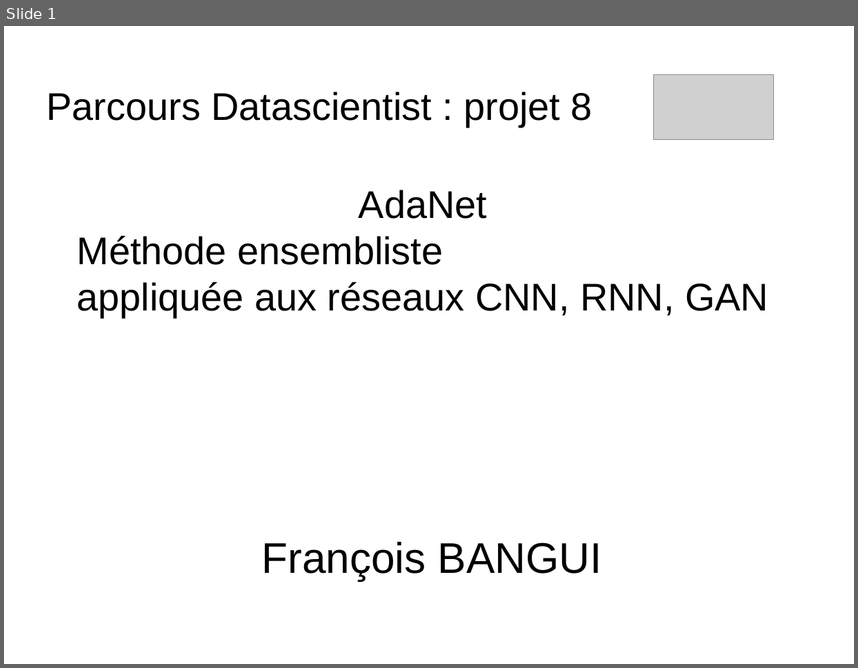
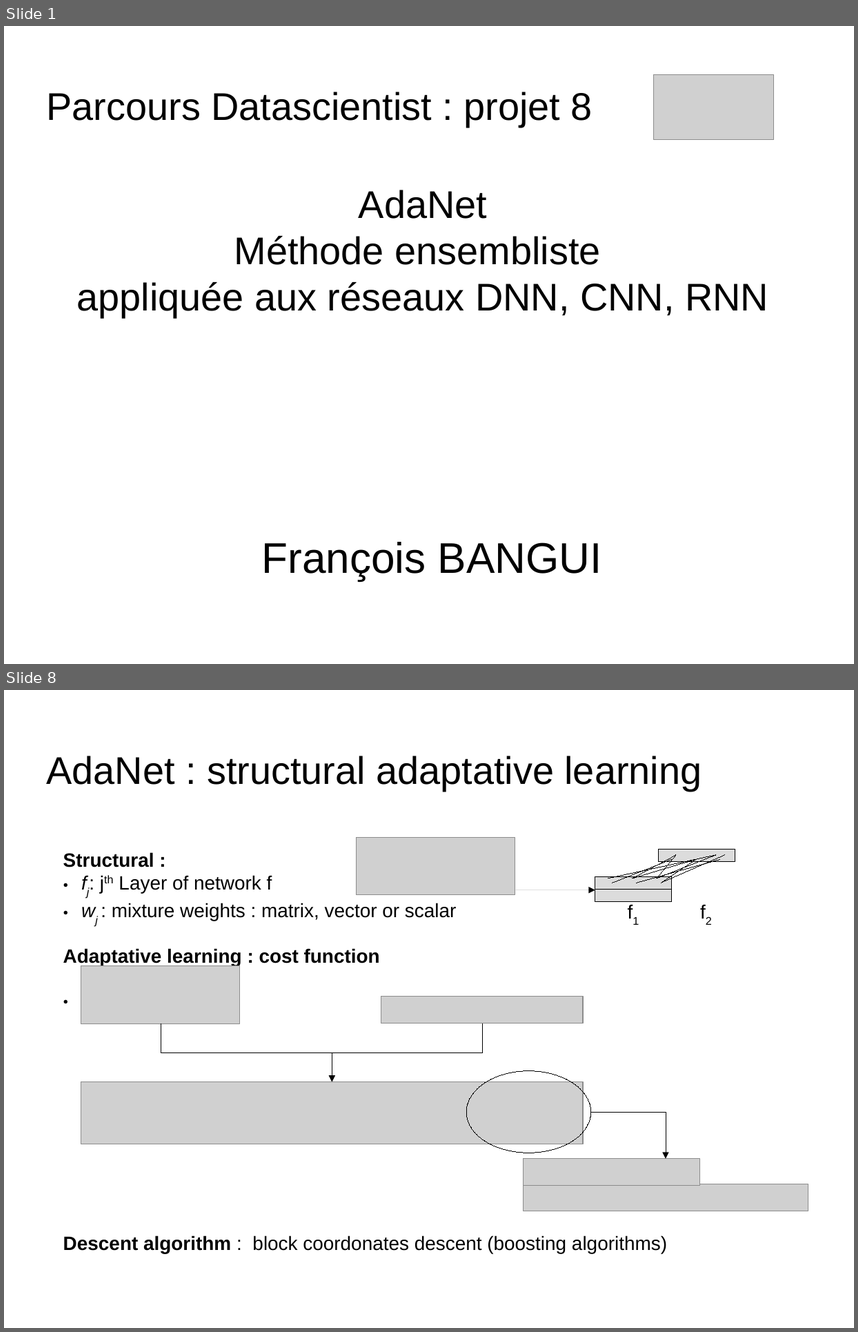
Before and after one commit to dataforcast/OC_Datascientist, a slide deck: P8/report/Openclassrooms_ParcoursDatascientist_P8-V1.odp. Shown one above the other, each under a label of ours: slide 1 before the commit, slides 1 and 8 after it; the slides between them are not shown. The pictures are 858x668 and 858x1332 pixels, drawn with LibreOffice and Linux fonts; fonts in the diff are those of the drawing; grey boxes stand for pictures; background and template pictures are left out. Boxes give left, top, right and bottom in pixels: in the first picture for what was removed or moved away, otherwise in the second. Text is boxed around its words. In the diff, an @@ line names an element or a change of style, - is before the commit and + after.

```diff
--- a/P8/report/Openclassrooms_ParcoursDatascientist_P8-V1.odp
+++ b/P8/report/Openclassrooms_ParcoursDatascientist_P8-V1.odp
@@ slide 8 added at [4, 690, 854, 1328], background picture (left out) @@
@@ title added at [47, 756, 702, 791], 36 pt, text #000000 @@
+AdaNet : structural adaptative learning
@@ text added at [63, 852, 456, 921], 18 pt, text #000000 @@
+Structural :
+● fj: jth Layer of network f
+● wj : mixture weights : matrix, vector or scalar
@@ picture added at [357, 838, 515, 894] @@
@@ arrow added from (516, 890) to (595, 890), #000000 0 pt @@
@@ group added at [595, 849, 735, 931]: 9 lines, 3 rectangles, 2 texts @@
+f1
+f2
@@ text added at [63, 948, 380, 966], 18 pt, text #000000, bold @@
+Adaptative learning : cost function
@@ picture added at [81, 966, 240, 1024] @@
@@ picture added at [381, 996, 584, 1023] @@
@@ elbow arrow added from (161, 1023) to (332, 1082), #000000 0 pt @@
@@ elbow arrow added from (482, 1023) to (332, 1082), #000000 0 pt @@
@@ picture added at [81, 1082, 584, 1144] @@
@@ ellipse added at [467, 1071, 592, 1153], outline #000000 0 pt @@
@@ elbow arrow added from (591, 1112) to (666, 1159), #000000 0 pt @@
@@ picture added at [523, 1159, 700, 1185] @@
@@ picture added at [523, 1183, 808, 1211] @@
@@ text added at [63, 1235, 667, 1253], 18 pt, text #000000 @@
+Descent algorithm : block coordonates descent (boosting algorithms)
@@ slide 1 changed as well @@
@@ text at [234, 236, 601, 265]: alignment left to centre @@
@@ text at [77, 282, 769, 317]: text changed @@
-appliquée aux réseaux CNN, RNN, GAN
+appliquée aux réseaux DNN, CNN, RNN
```
Also in this commit, not shown: 10 other slides changed, 16 other slides added, 7 other files.
